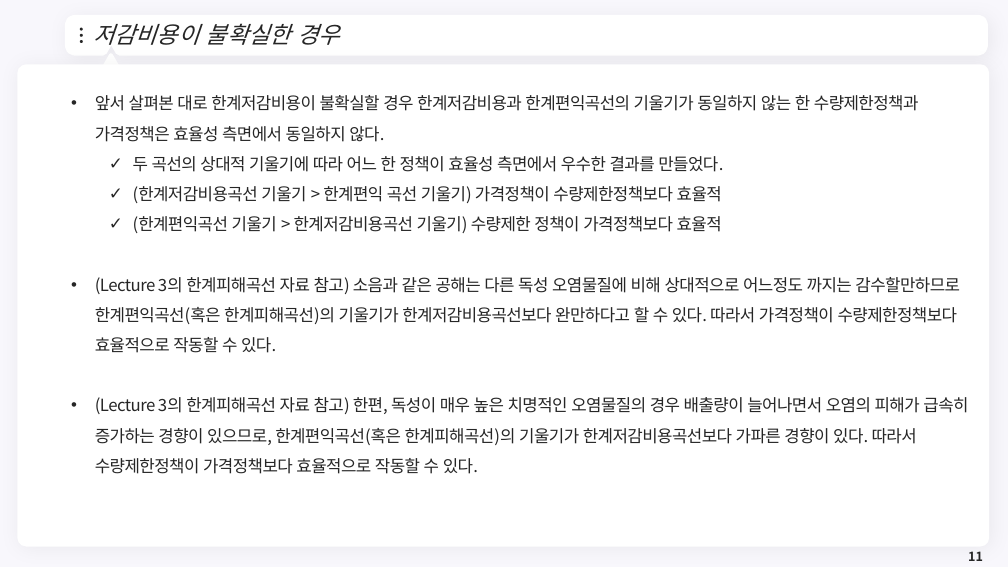
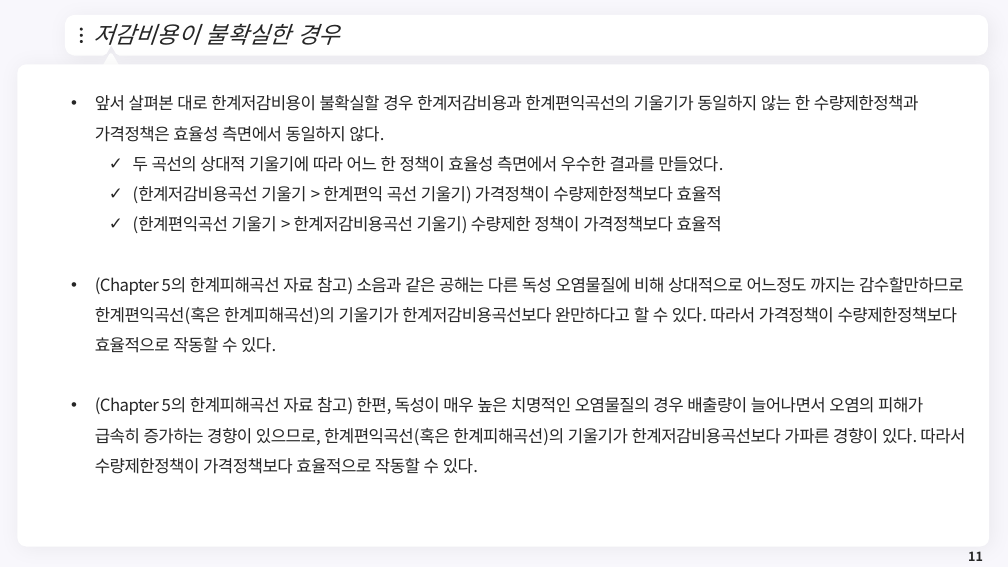
Before and after one commit to meandthey/Teaching, a slide deck: slide 11 of 환경경제학/2026-1/환경경제학_Chapter_09.pptx. Drawn at 1008x567 pixels with LibreOffice and Linux fonts; fonts in the diff are those of the drawing; background and template pictures are left out. Boxes give left, top, right and bottom in pixels: in the first picture for what was removed or moved away, otherwise in the second. Text is boxed around its words. In the diff, an @@ line names an element or a change of style, - is before the commit and + after.

```diff
--- a/환경경제학/2026-1/환경경제학_Chapter_09.pptx
+++ b/환경경제학/2026-1/환경경제학_Chapter_09.pptx
@@ text at (95, 277, 965, 474): text changed @@
-• (Lecture 3의 한계피해곡선 자료 참고) 소음과 같은 공해는 다른 독성 오염물질에 비해 상대적으로 어느정도 까지는 감수할만하므로 한계편익곡선(혹은 한계피해곡선)의 기울기가 한계저감비용곡선보다 완만하다고 할 수 있다. 따라서 가격정책이 수량제한정책보다 효율적으로 작동할 수 있다.
-• (Lecture 3의 한계피해곡선 자료 참고) 한편, 독성이 매우 높은 치명적인 오염물질의 경우 배출량이 늘어나면서 오염의 피해가 급속히 증가하는 경향이 있으므로, 한계편익곡선(혹은 한계피해곡선)의 기울기가 한계저감비용곡선보다 가파른 경향이 있다. 따라서 수량제한정책이 가격정책보다 효율적으로 작동할 수 있다.
+• (Chapter 5의 한계피해곡선 자료 참고) 소음과 같은 공해는 다른 독성 오염물질에 비해 상대적으로 어느정도 까지는 감수할만하므로 한계편익곡선(혹은 한계피해곡선)의 기울기가 한계저감비용곡선보다 완만하다고 할 수 있다. 따라서 가격정책이 수량제한정책보다 효율적으로 작동할 수 있다.
+• (Chapter 5의 한계피해곡선 자료 참고) 한편, 독성이 매우 높은 치명적인 오염물질의 경우 배출량이 늘어나면서 오염의 피해가 급속히 증가하는 경향이 있으므로, 한계편익곡선(혹은 한계피해곡선)의 기울기가 한계저감비용곡선보다 가파른 경향이 있다. 따라서 수량제한정책이 가격정책보다 효율적으로 작동할 수 있다.
```
